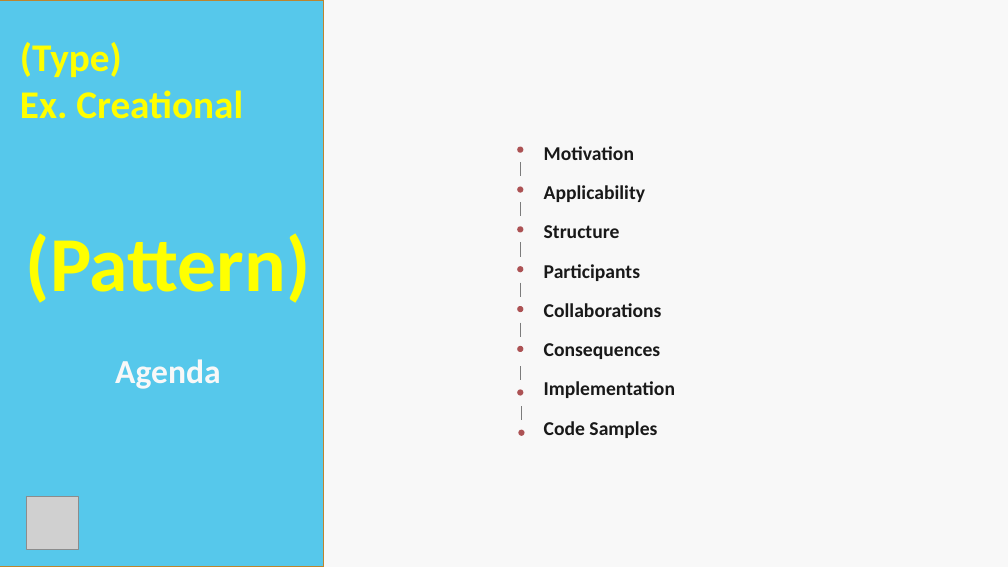
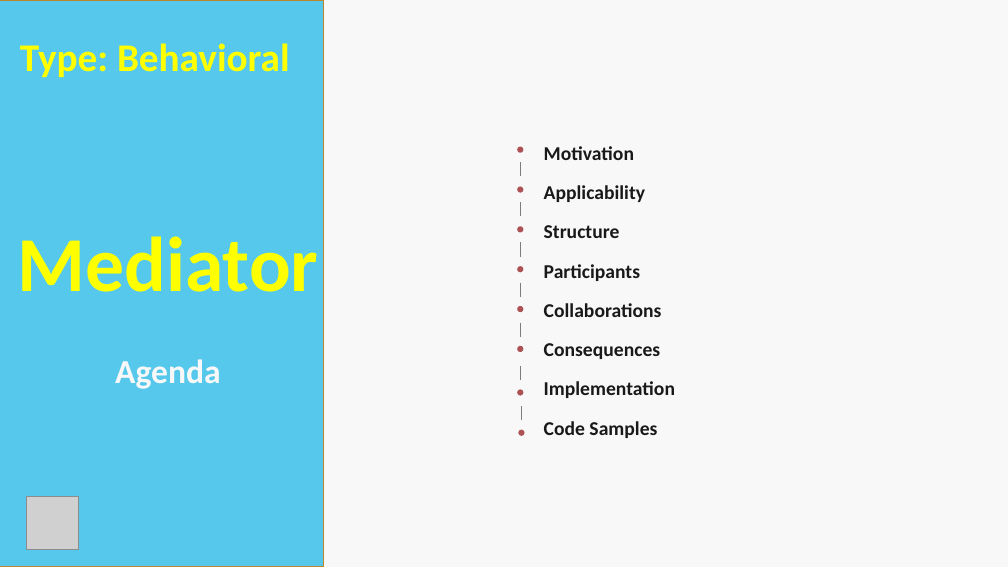
Before and after one commit to carlosjasso/nst-coe-mediator, a slide deck: slide 3 of docs/Coding CoE - Mediator.pptx. Drawn at 1008x567 pixels with LibreOffice and Linux fonts; fonts in the diff are those of the drawing; grey boxes stand for pictures. Boxes give left, top, right and bottom in pixels: in the first picture for what was removed or moved away, otherwise in the second. Text is boxed around its words. In the diff, an @@ line names an element or a change of style, - is before the commit and + after.

```diff
--- a/docs/Coding CoE - Mediator.pptx
+++ b/docs/Coding CoE - Mediator.pptx
@@ text at (20, 43, 290, 77): text changed @@
-(Type)
-Ex. Creational
+Type: Behavioral
@@ text at (18, 236, 319, 292): text changed @@
-(Pattern)
+Mediator
```
Also in this commit, not shown: 10 other slides changed, 1 slide added, 1 slide removed, 1 other file.
